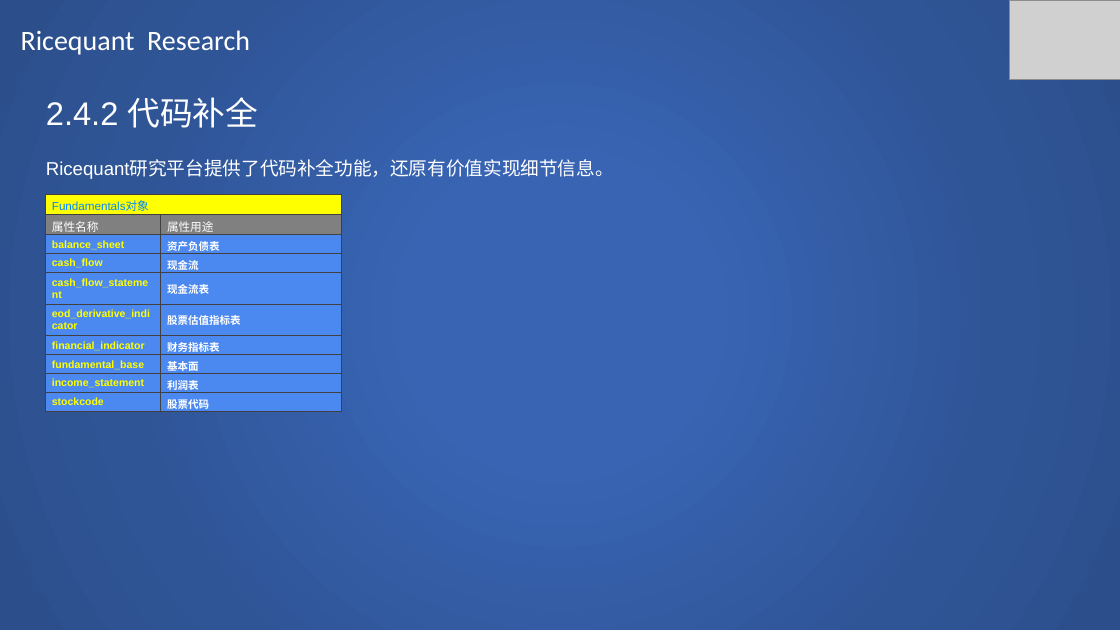
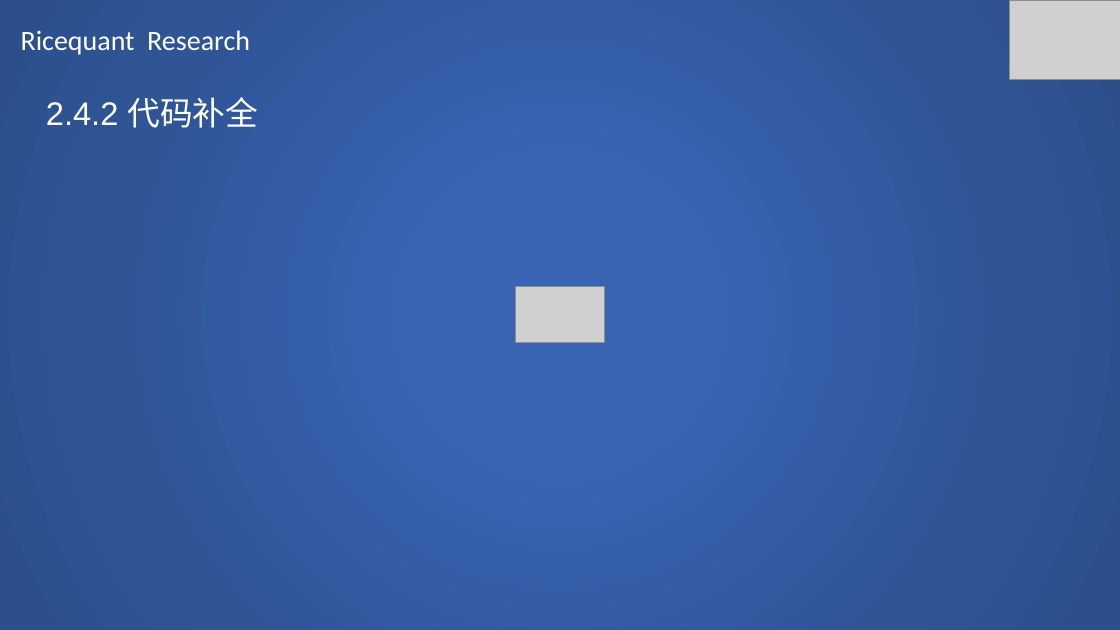
Before and after one commit to SCITLAS/Stellar, a slide deck: slide 77 of Stellar_0.1/documents/rice_quant_research.pptx. Drawn at 1120x630 pixels with LibreOffice and Linux fonts; fonts in the diff are those of the drawing; grey boxes stand for pictures. Boxes give left, top, right and bottom in pixels: in the first picture for what was removed or moved away, otherwise in the second. Text is boxed around its words. In the diff, an @@ line names an element or a change of style, - is before the commit and + after.

Commit message:
Ricequant research 70% done.

```diff
--- a/Stellar_0.1/documents/rice_quant_research.pptx
+++ b/Stellar_0.1/documents/rice_quant_research.pptx
@@ text at (x1=46, y1=161, x2=614, y2=179): paragraph removed @@
-Ricequant研究平台提供了代码补全功能，还原有价值实现细节信息。
@@ table removed at (x1=45, y1=194, x2=341, y2=413), 10 rows, 2 columns @@
-Fundamentals对象 | 
-属性名称 | 属性用途
-balance_sheet | 资产负债表
-cash_flow | 现金流
-cash_flow_statement | 现金流表
-eod_derivative_indicator | 股票估值指标表
-financial_indicator | 财务指标表
-fundamental_base | 基本面
-income_statement | 利润表
-stockcode | 股票代码
@@ picture added at (x1=516, y1=287, x2=605, y2=343) @@
```
